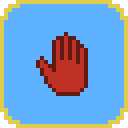
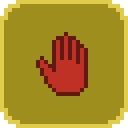
The second 128 x 128 image is a revision of the first. Changes to its layers:
hid "base" over [4, 4, 124, 124]
showed "Base" over [4, 4, 124, 124]
